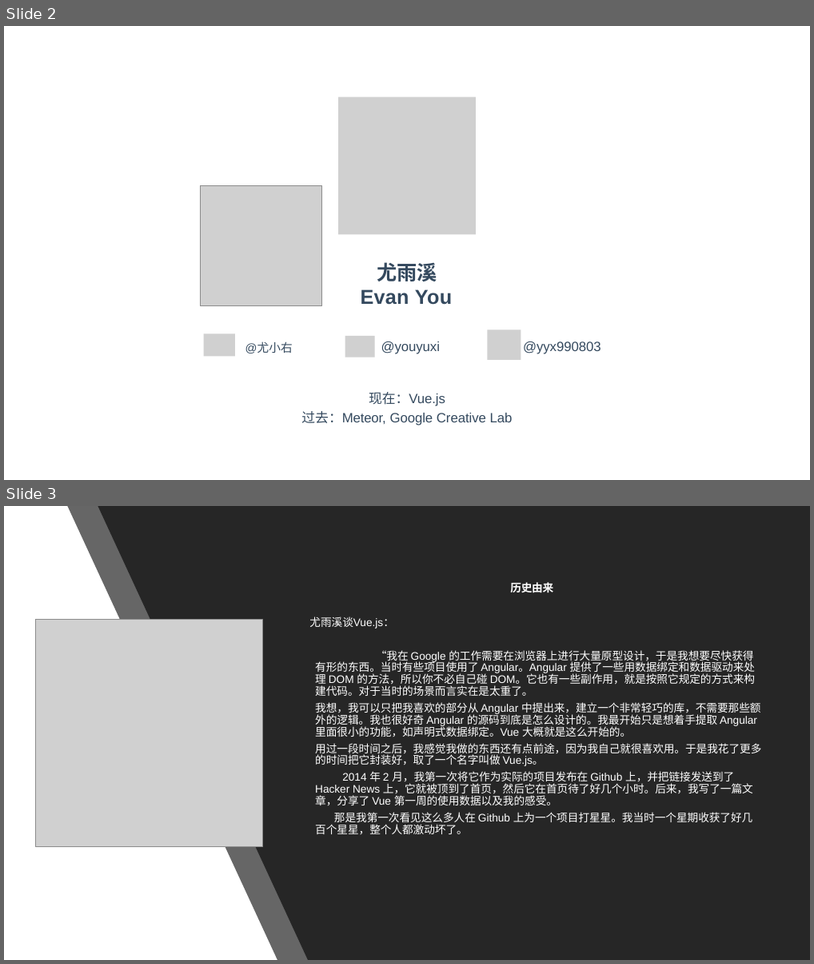
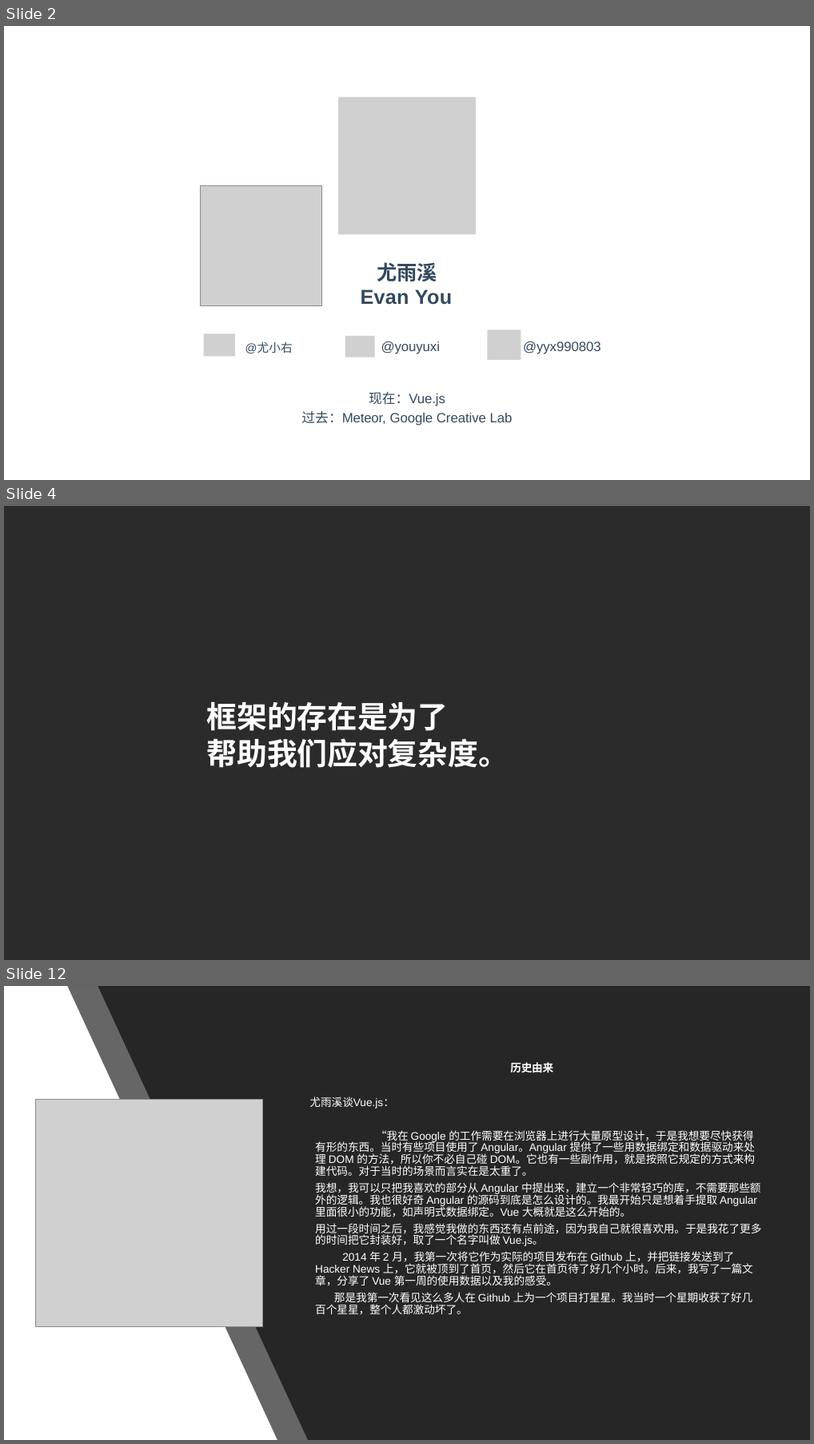
Before and after one commit to RamirezET/vue-sharing, a slide deck: Vue 2.pptx. Shown one above the other, each under a label of ours: slides 2 and 3 before the commit, slides 2, 4 and 12 after it; the slides between them are not shown. The pictures are 814x964 and 814x1444 pixels, drawn with LibreOffice and Linux fonts; fonts in the diff are those of the drawing; grey boxes stand for pictures; background and template pictures are left out; a plain dark background stands for a picture behind light text. Boxes give left, top, right and bottom in pixels: in the first picture for what was removed or moved away, otherwise in the second. Text is boxed around its words. In the diff, an @@ line names an element or a change of style, - is before the commit and + after.

```diff
--- a/Vue 2.pptx
+++ b/Vue 2.pptx
@@ slide 4 added at bbox=[4, 506, 810, 960], background picture (left out) @@
@@ text added at bbox=[207, 701, 509, 768], 36 pt, text #FFFFFF, bold @@
+框架的存在是为了
+帮助我们应对复杂度。
@@ what was slide 3 is now slide 12 @@
```
Also in this commit, not shown: 8 other slides added.
